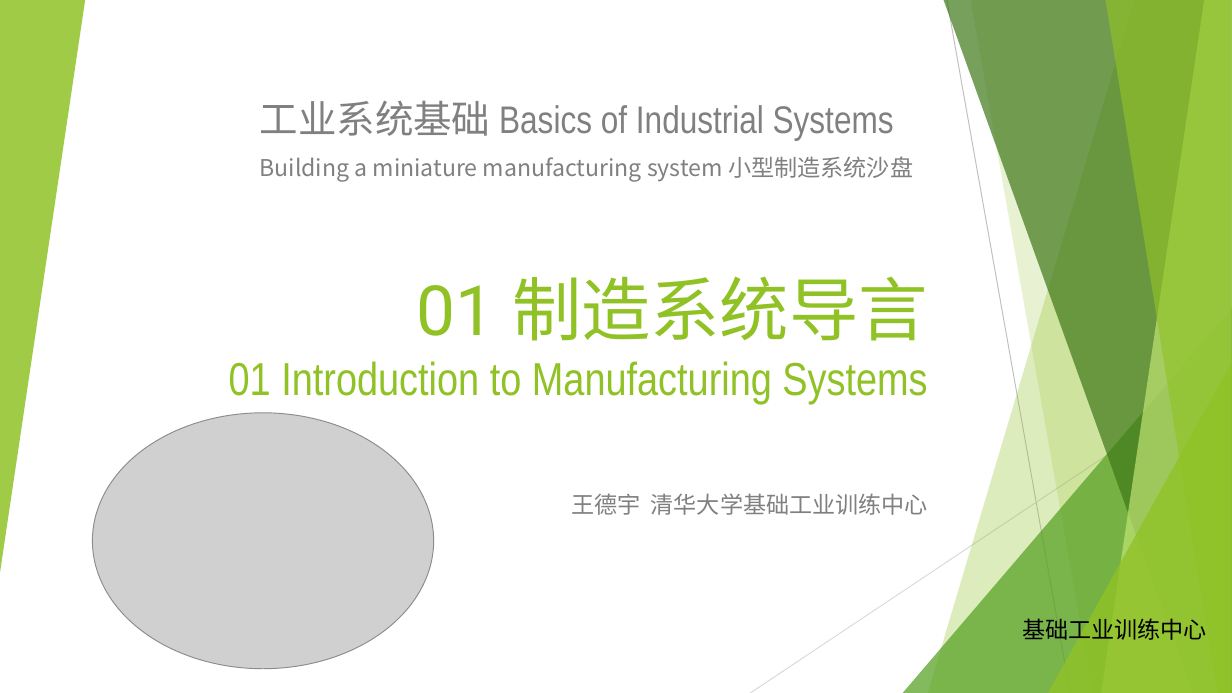
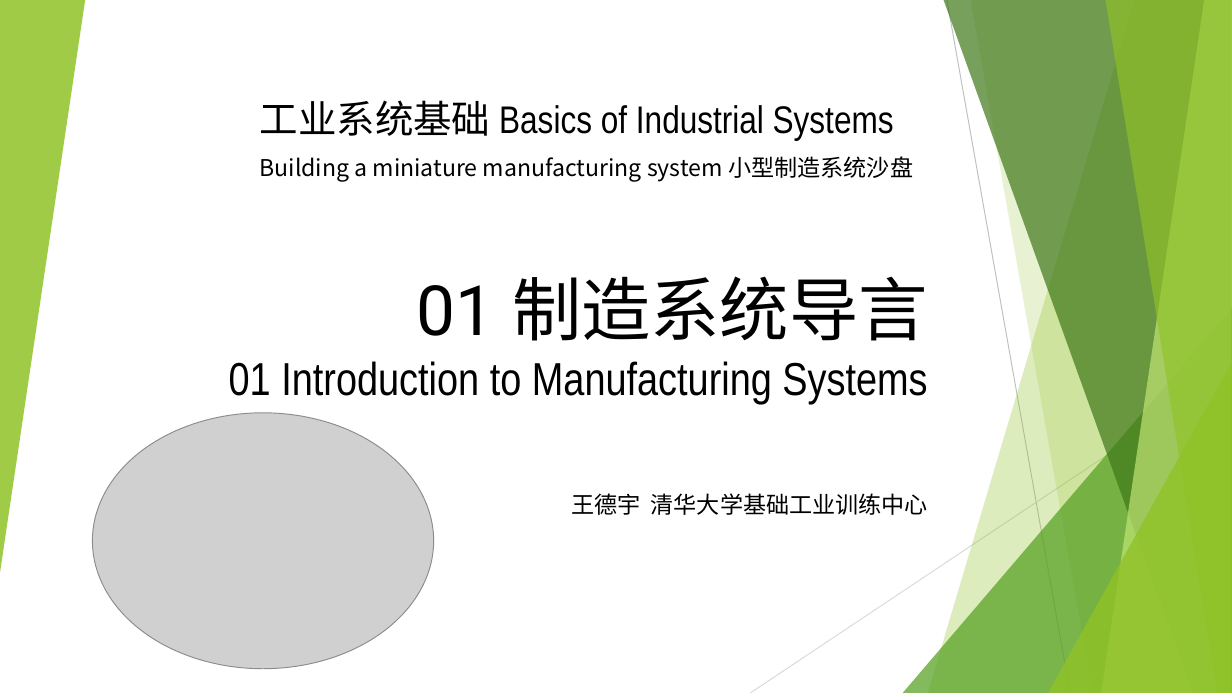
Before and after one commit to woodyme/i.center_my_workzone, a slide deck: slide 1 of 工业系统概论/课程方案/工业系统沙盘01-制造系统导言.pptx. Drawn at 1232x693 pixels with LibreOffice and Linux fonts; fonts in the diff are those of the drawing; grey boxes stand for pictures; background and template pictures are left out. Boxes give left, top, right and bottom in pixels: in the first picture for what was removed or moved away, otherwise in the second. Text is boxed around its words. In the diff, an @@ line names an element or a change of style, - is before the commit and + after.

Commit message:
update 工业系统沙盘 案例简介 及 01制造系统导言

```diff
--- a/工业系统概论/课程方案/工业系统沙盘01-制造系统导言.pptx
+++ b/工业系统概论/课程方案/工业系统沙盘01-制造系统导言.pptx
@@ background #FFFFFF to #F0FFC8 @@
@@ line (947, 0) - (1070, 693): stroke #BFBFBF 0.75 pt to #D1FF56 0.75 pt @@
@@ text "工业系统基础 Basics of Industrial Systems" at (260,100,913,182): text colour #808080 to #000000 @@
@@ title "01 制造系统导言 01 Introduction to ..." at (229,276,928,404): text colour #90C226 to #000000 @@
@@ line (1232, 372) - (750, 693): stroke #D9D9D9 0.75 pt to #DDFF84 0.75 pt @@
@@ subtitle "王德宇 清华大学基础工业训练中心" at (571,493,928,515): text colour #808080 to #000000 @@
@@ text removed at (1022,618,1207,640) @@
-基础工业训练中心
```
Also in this commit, not shown: 7 other slides changed, 8 slides added, 2 slides removed, 2 other files.
